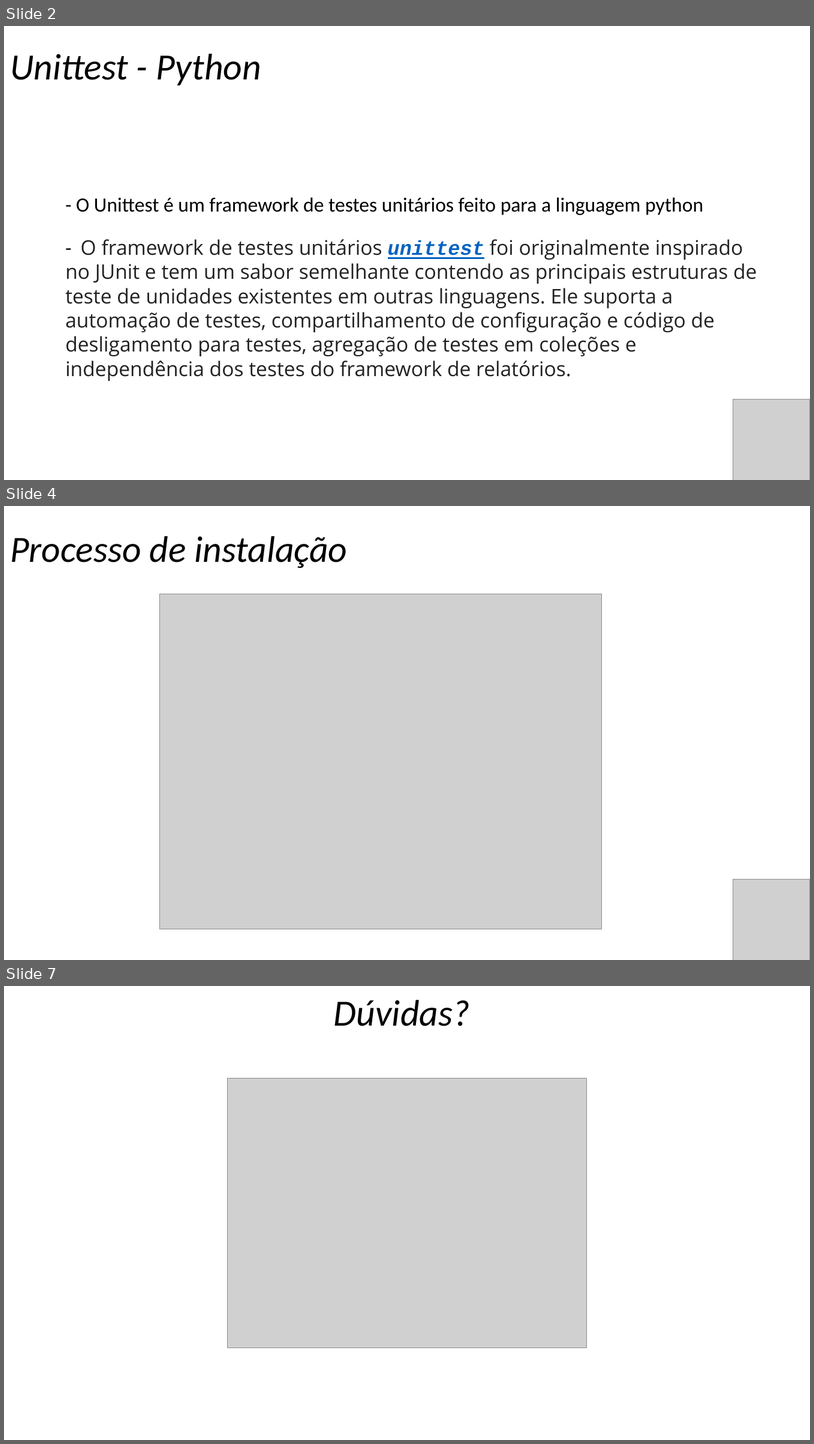
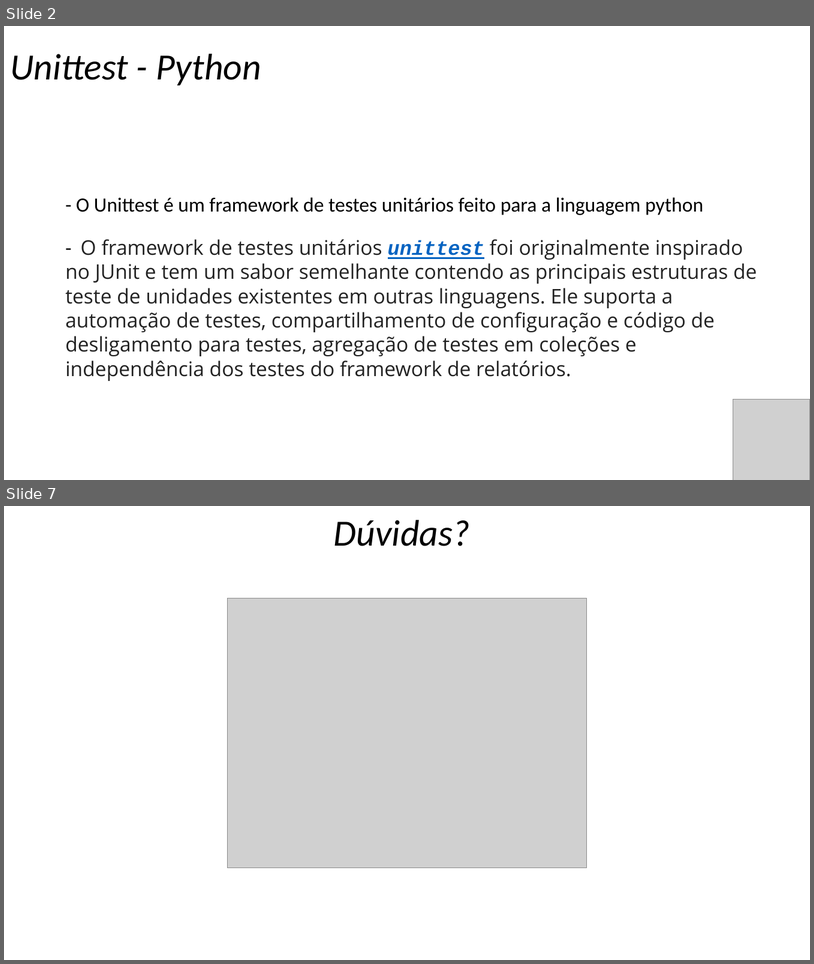
Before and after one commit to George-Luis-Costa/unittest-semin-rio, a slide deck: Apresentação.pptx. Shown one above the other, each under a label of ours: slides 2, 4 and 7 before the commit, slides 2 and 7 after it; the slides between them are not shown. The pictures are 814x1444 and 814x964 pixels, drawn with LibreOffice and Linux fonts; fonts in the diff are those of the drawing; grey boxes stand for pictures; background and template pictures are left out. Boxes give left, top, right and bottom in pixels: in the first picture for what was removed or moved away, otherwise in the second. Text is boxed around its words. In the diff, an @@ line names an element or a change of style, - is before the commit and + after.

```diff
--- a/Apresentação.pptx
+++ b/Apresentação.pptx
@@ slide 4 removed at bbox=[4, 506, 810, 960], background picture (left out) @@
@@ title removed at bbox=[10, 536, 348, 568] @@
-Processo de instalação
@@ picture removed at bbox=[160, 594, 602, 929] @@
@@ picture removed at bbox=[734, 879, 810, 960] @@
```
Also in this commit, not shown: 4 slides changed, 1 slide added.
